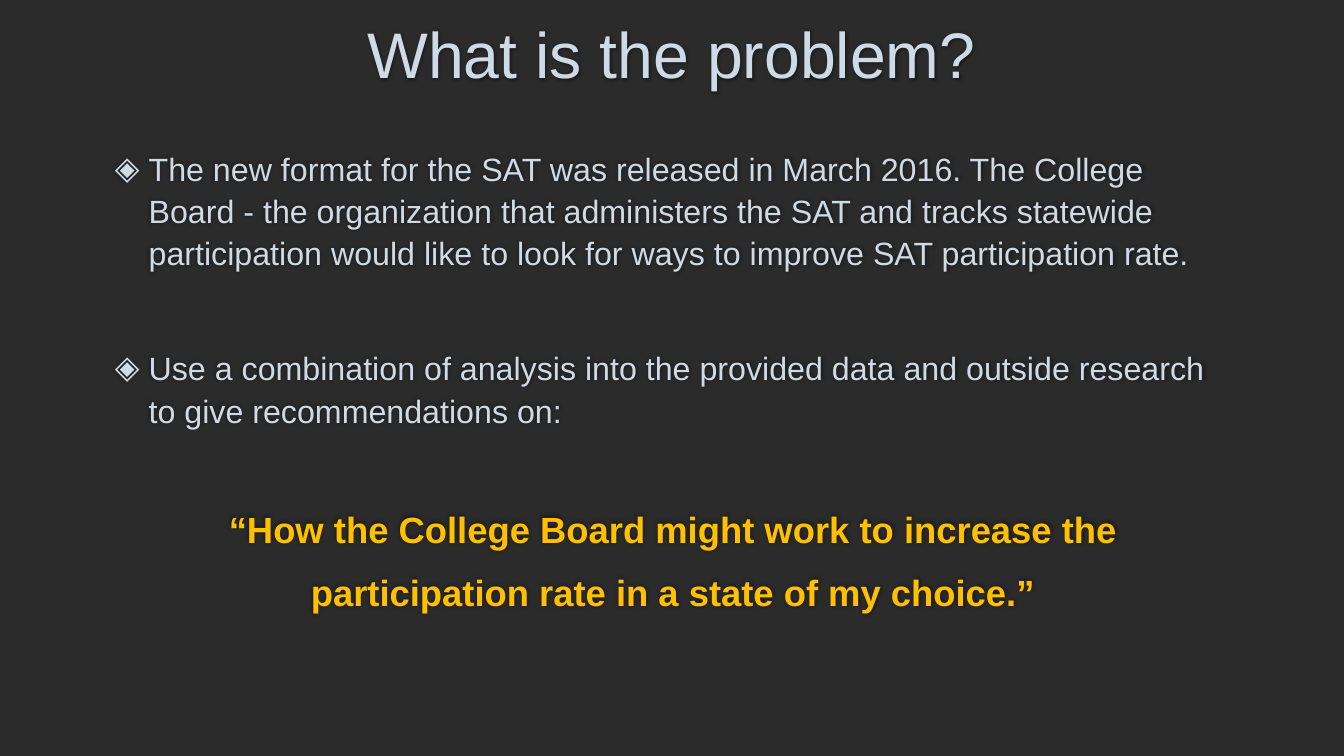
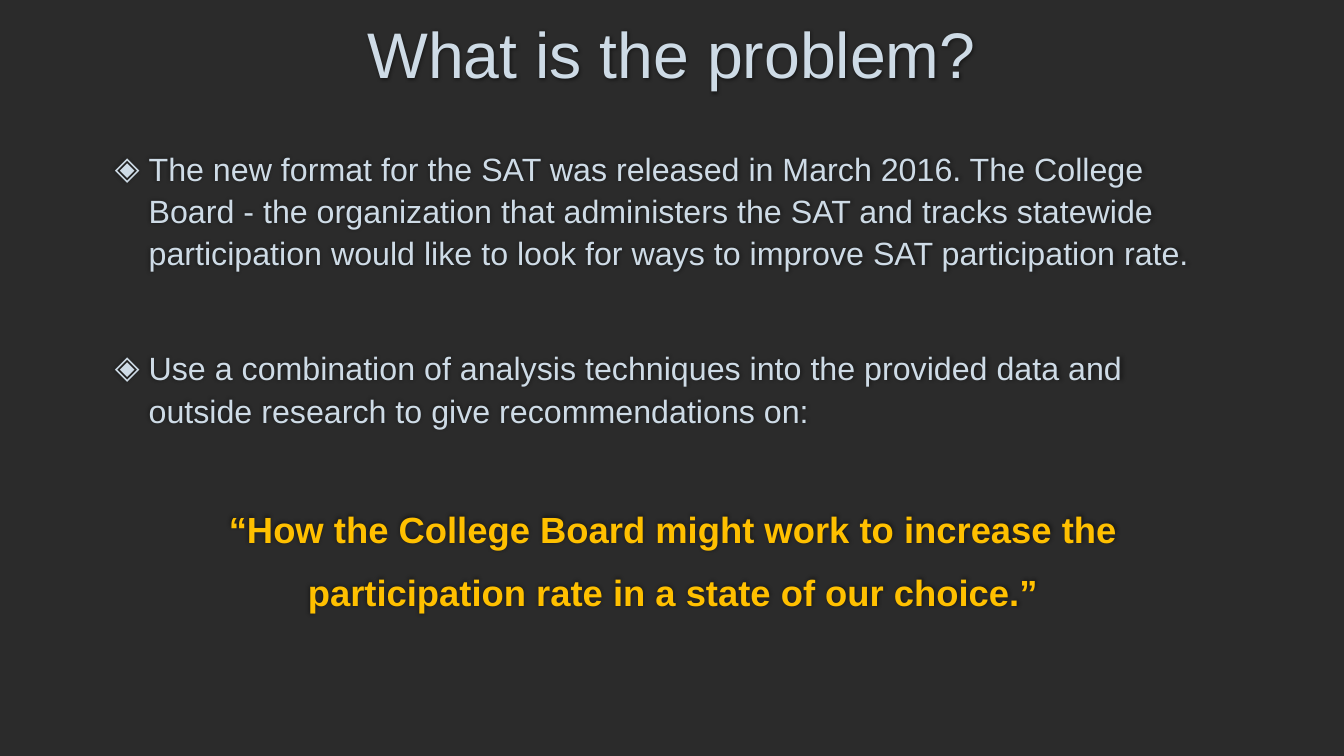
Before and after one commit to GitJeffreySim/dsiprojects, a slide deck: slide 2 of project_1/Project_1_presentation_joint.pptx. Drawn at 1344x756 pixels with LibreOffice and Linux fonts; fonts in the diff are those of the drawing; background and template pictures are left out; a plain dark background stands for a picture behind light text. Boxes give left, top, right and bottom in pixels: in the first picture for what was removed or moved away, otherwise in the second. Text is boxed around its words. In the diff, an @@ line names an element or a change of style, - is before the commit and + after.

```diff
--- a/project_1/Project_1_presentation_joint.pptx
+++ b/project_1/Project_1_presentation_joint.pptx
@@ text at (149, 356, 1122, 429): text changed @@
-◈ Use a combination of analysis into the provided data and outside research to give recommendations on:
+◈ Use a combination of analysis techniques into the provided data and outside research to give recommendations on:
@@ text at (308, 579, 1038, 614): text changed @@
-participation rate in a state of my choice.”
+participation rate in a state of our choice.”
```
Also in this commit, not shown: 7 other slides changed, 50 other files.
